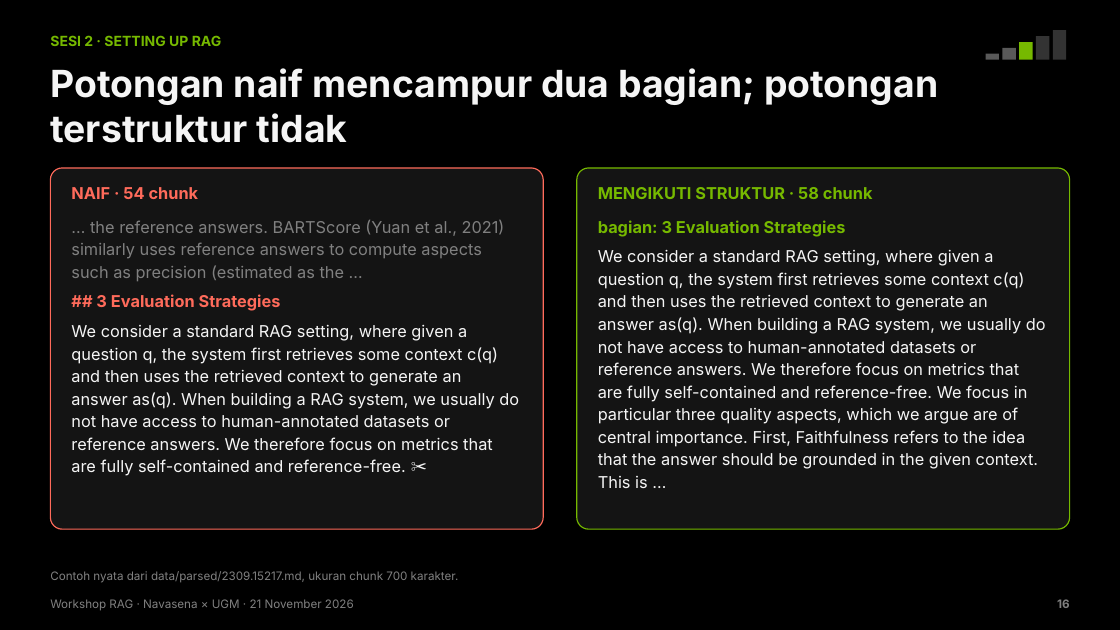
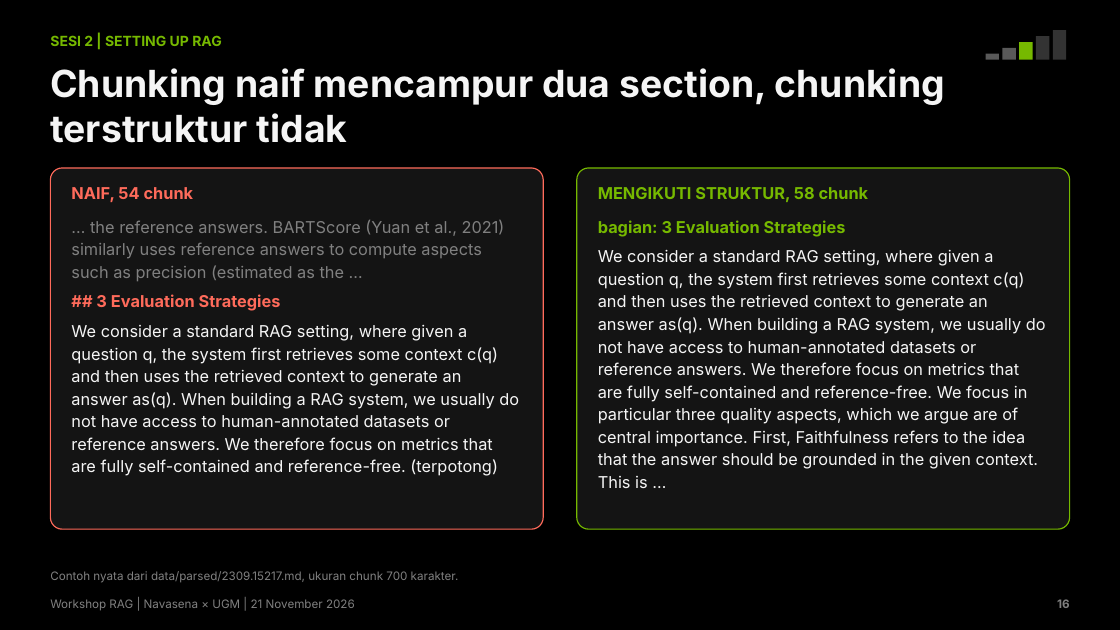
Before and after one commit to chmdznr/navasena-ugm-rag-workshop, a slide deck: slide 16 of slides/dist/Navasena_UGM_Workshop_RAG.pptx. Drawn at 1120x630 pixels with LibreOffice and Linux fonts; fonts in the diff are those of the drawing. Boxes give left, top, right and bottom in pixels: in the first picture for what was removed or moved away, otherwise in the second. Text is boxed around its words. In the diff, an @@ line names an element or a change of style, - is before the commit and + after.

Commit message:
Rapikan bahasa: istilah engineering yang lazim, tanpa terjemahan paksa
- knowledge base, guardrail, email, query, threshold, standar deviasi,
  masking, API key, role, end-to-end menggantikan terjemahan yang kaku
- Judul slide tidak lagi berpola 'X, bukan Y' dan 'tiga ...'
- Tanda baca dibersihkan (titik tengah, em-dash, kutip miring)
- Ingest berjalan dalam satu transaksi supaya aplikasi yang sedang jalan
  tidak melihat data setengah jadi
- Deck dan notebook dibangun ulang dengan hasil gladi terbaru

```diff
--- a/slides/dist/Navasena_UGM_Workshop_RAG.pptx
+++ b/slides/dist/Navasena_UGM_Workshop_RAG.pptx
@@ text at [50, 35, 222, 46]: text changed @@
-SESI 2 · SETTING UP RAG
+SESI 2 | SETTING UP RAG
@@ text at [50, 68, 945, 143]: text changed @@
-Potongan naif mencampur dua bagian; potongan terstruktur tidak
+Chunking naif mencampur dua section, chunking terstruktur tidak
@@ text at [71, 187, 194, 202]: text changed @@
-NAIF · 54 chunk
+NAIF, 54 chunk
@@ text at [598, 187, 869, 202]: text changed @@
-MENGIKUTI STRUKTUR · 58 chunk
+MENGIKUTI STRUKTUR, 58 chunk
@@ text at [71, 325, 519, 476]: text changed @@
-We consider a standard RAG setting, where given a question q, the system first retrieves some context c(q) and then uses the retrieved context to generate an answer as(q). When building a RAG system, we usually do not have access to human-annotated datasets or reference answers. We therefore focus on metrics that are fully self-contained and reference-free. ✂
+We consider a standard RAG setting, where given a question q, the system first retrieves some context c(q) and then uses the retrieved context to generate an answer as(q). When building a RAG system, we usually do not have access to human-annotated datasets or reference answers. We therefore focus on metrics that are fully self-contained and reference-free. (terpotong)
@@ text at [50, 599, 355, 611]: text changed @@
-Workshop RAG · Navasena × UGM · 21 November 2026
+Workshop RAG | Navasena × UGM | 21 November 2026
```
Also in this commit, not shown: 36 other slides changed, 30 other files.
